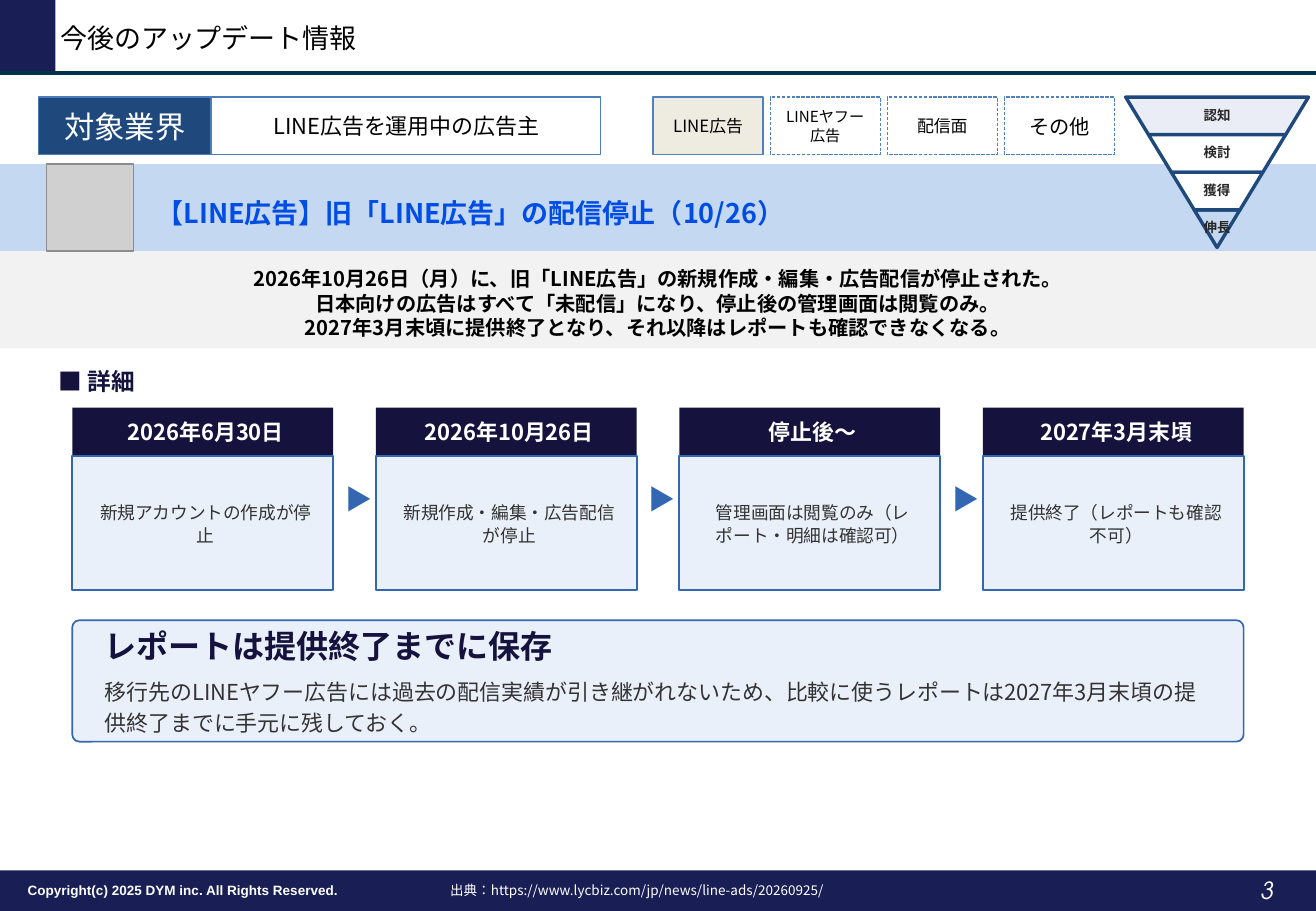
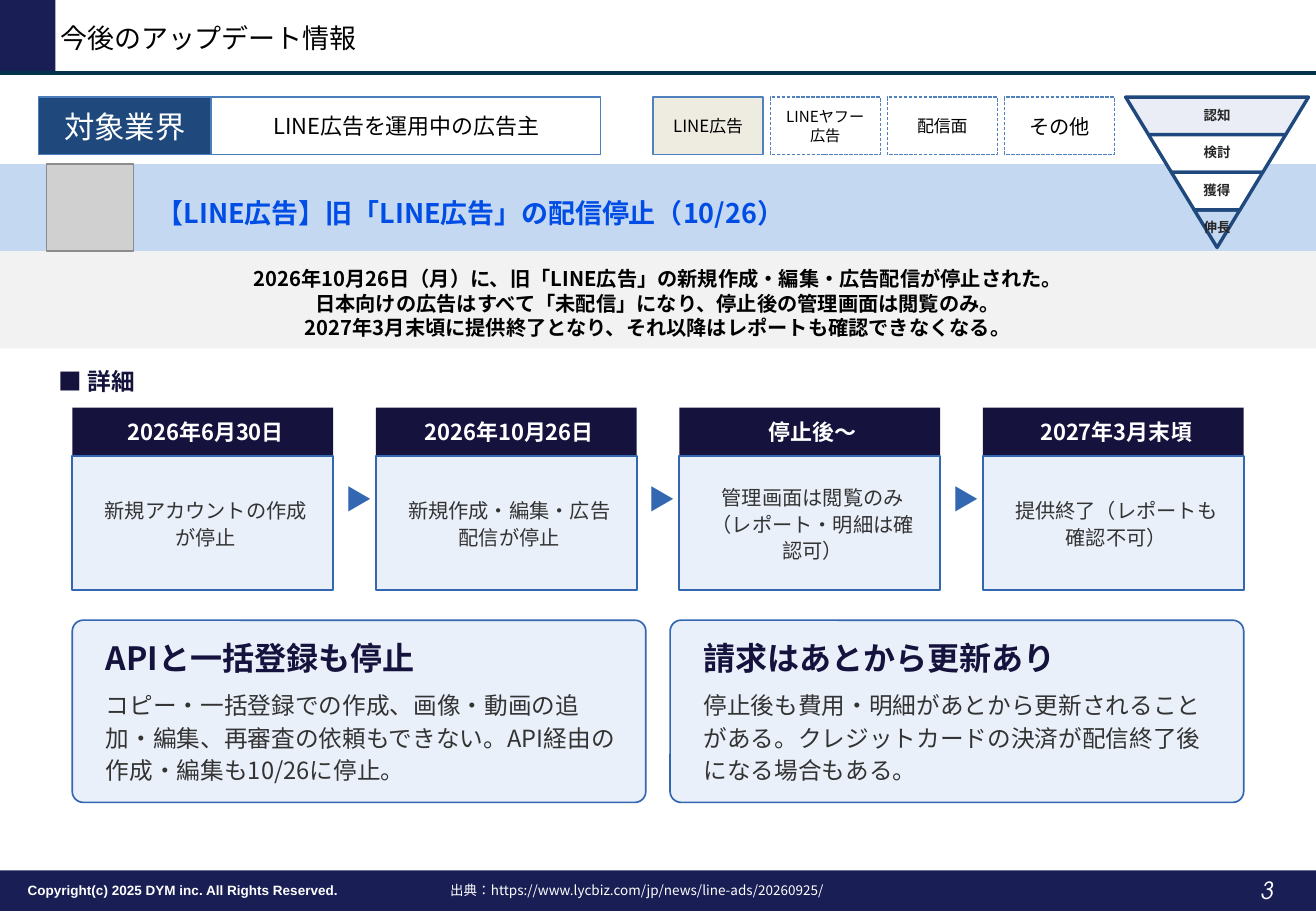
Before and after one commit to tonomura-r-dev/folder, a slide deck: slide 3 of LINE広告トレンドレポート_2026年10月.pptx. Drawn at 1316x911 pixels with LibreOffice and Linux fonts; fonts in the diff are those of the drawing; grey boxes stand for pictures; background and template pictures are left out. Boxes give left, top, right and bottom in pixels: in the first picture for what was removed or moved away, otherwise in the second. Text is boxed around its words. In the diff, an @@ line names an element or a change of style, - is before the commit and + after.

```diff
--- a/LINE広告トレンドレポート_2026年10月.pptx
+++ b/LINE広告トレンドレポート_2026年10月.pptx
@@ size 10.5 to 12 pt in 3 elements at (73,457,334,591), (375,457,637,591), (983,457,1244,591) @@
@@ text in rectangle at (712,488,914,560): text changed; size 10.5 to 12 pt @@
-管理画面は閲覧のみ（レポート・明細は確認可）
+管理画面は閲覧のみ
+（レポート・明細は確認可）
@@ rounded rectangle "APIと一括登録も停止": place and size @@
-rounded rectangle "APIと一括登録も停止" at (73,621,1244,742)
+rounded rectangle "APIと一括登録も停止" at (73,621,646,803)
@@ rounded rectangle added at (671,621,1244,803), fill #EAF0FA, outline #3467B2 1 pt, 14 pt, text #333333 @@
+請求はあとから更新あり
+停止後も費用・明細があとから更新されることがある。クレジットカードの決済が配信終了後になる場合もある。
@@ text in rounded rectangle at (106,642,615,784): text changed; size 13 to 14 pt @@
-レポートは提供終了までに保存
-移行先のLINEヤフー広告には過去の配信実績が引き継がれないため、比較に使うレポートは2027年3月末頃の提供終了までに手元に残しておく。
+APIと一括登録も停止
+コピー・一括登録での作成、画像・動画の追加・編集、再審査の依頼もできない。API経由の作成・編集も10/26に停止。
```
Also in this commit, not shown: 1 other slide changed, 1 other file.
